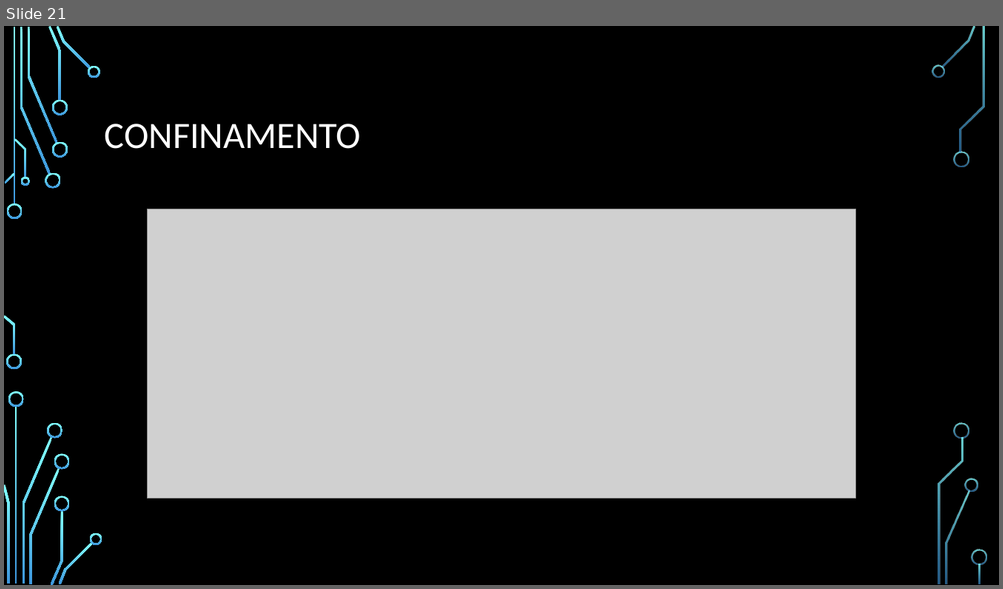
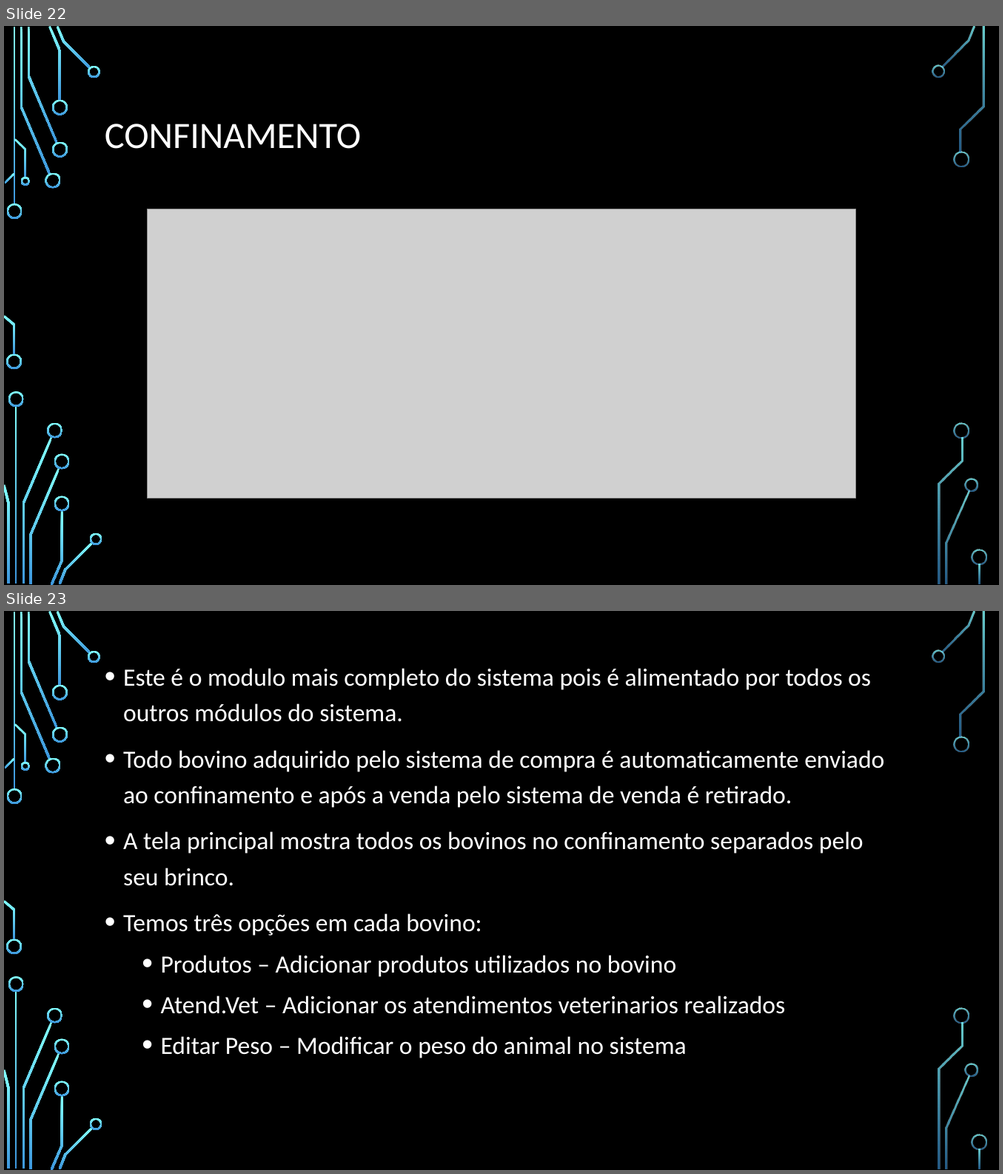
Before and after one commit to chav1985/GerenciamentoBovinos, a slide deck: GerenciamentoBovinos/Documentação/Apresentação/SISTEMA DE GERENCIAMENTO DE BOVINOS.pptx. Shown one above the other, each under a label of ours: slide 21 before the commit, slides 22 and 23 after it. The pictures are 1003x589 and 1003x1174 pixels, drawn with LibreOffice and Linux fonts; fonts in the diff are those of the drawing; grey boxes stand for pictures; background and template pictures are left out. Boxes give left, top, right and bottom in pixels: in the first picture for what was removed or moved away, otherwise in the second. Text is boxed around its words. In the diff, an @@ line names an element or a change of style, - is before the commit and + after.

```diff
--- a/GerenciamentoBovinos/Documentação/Apresentação/SISTEMA DE GERENCIAMENTO DE BOVINOS.pptx
+++ b/GerenciamentoBovinos/Documentação/Apresentação/SISTEMA DE GERENCIAMENTO DE BOVINOS.pptx
@@ slide 23 added at (4,611,999,1170), background picture (left out); not listed: 36 template elements that a slide beside it also shows @@
@@ text added at (123,668,884,1059), 24 pt, text #FFFFFF @@
+• Este é o modulo mais completo do sistema pois é alimentado por todos os outros módulos do sistema.
+• Todo bovino adquirido pelo sistema de compra é automaticamente enviado ao confinamento e após a venda pelo sistema de venda é retirado.
+• A tela principal mostra todos os bovinos no confinamento separados pelo seu brinco.
+• Temos três opções em cada bovino:
+  • Produtos – Adicionar produtos utilizados no bovino
+  • Atend.Vet – Adicionar os atendimentos veterinarios realizados
+  • Editar Peso – Modificar o peso do animal no sistema
@@ what was slide 21 is now slide 22 @@
```
Also in this commit, not shown: 2 slides changed, 5 other slides added, 1 slide removed.
